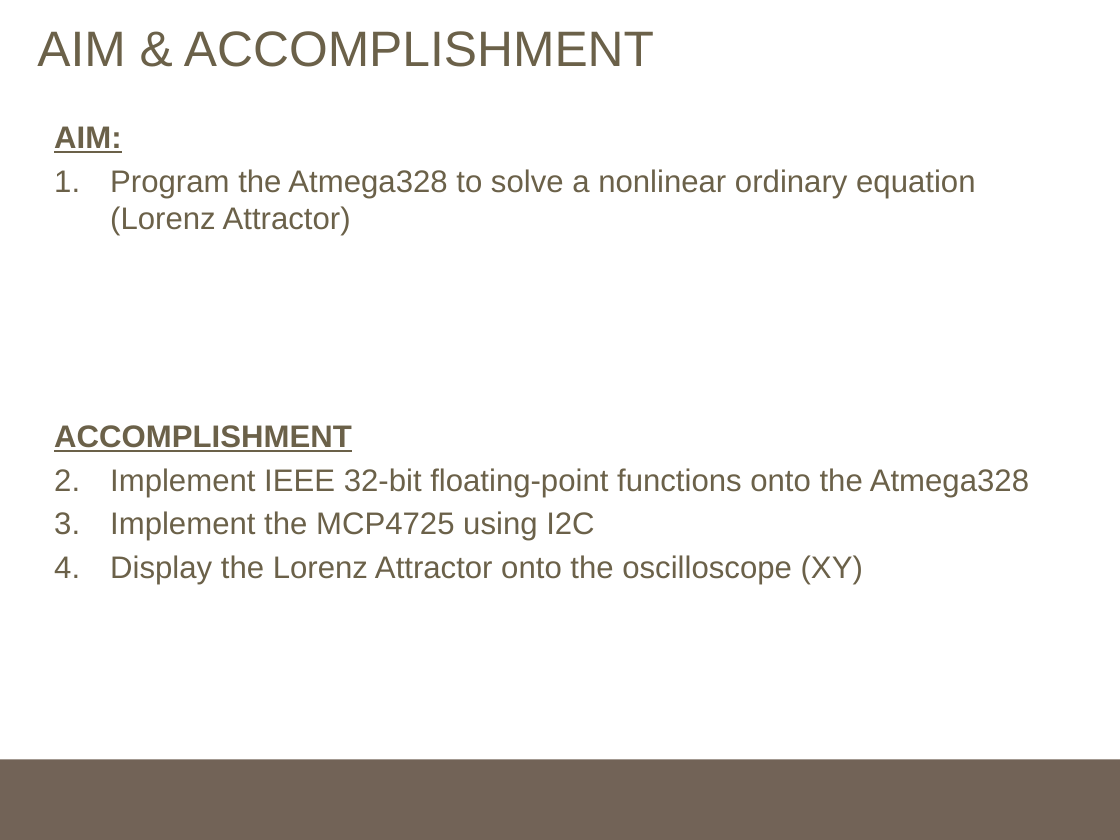
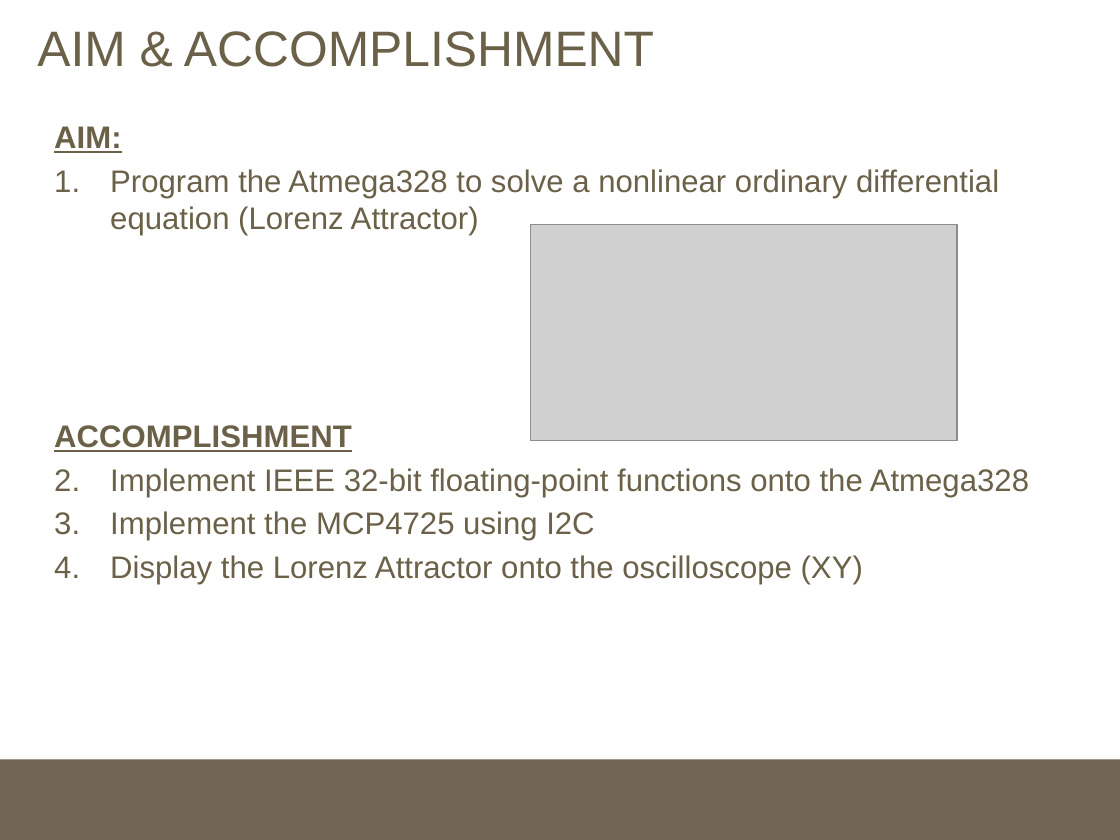
Before and after one commit to AkagiCoder/Micro-DA, a slide deck: slide 2 of Final-Design/Lorenz_Powerpoint.pptx. Drawn at 1120x840 pixels with LibreOffice and Linux fonts; fonts in the diff are those of the drawing; grey boxes stand for pictures. Boxes give left, top, right and bottom in pixels: in the first picture for what was removed or moved away, otherwise in the second. Text is boxed around its words. In the diff, an @@ line names an element or a change of style, - is before the commit and + after.

Commit message:
Finished Powerpoint

```diff
--- a/Final-Design/Lorenz_Powerpoint.pptx
+++ b/Final-Design/Lorenz_Powerpoint.pptx
@@ text at <box>110,169,999,235</box>: text changed @@
-1. Program the Atmega328 to solve a nonlinear ordinary equation (Lorenz Attractor)
+1. Program the Atmega328 to solve a nonlinear ordinary differential equation (Lorenz Attractor)
@@ picture added at <box>530,225,956,440</box> @@
```
Also in this commit, not shown: 2 other slides changed, 1 slide added, 2 slides removed, 3 other files.
